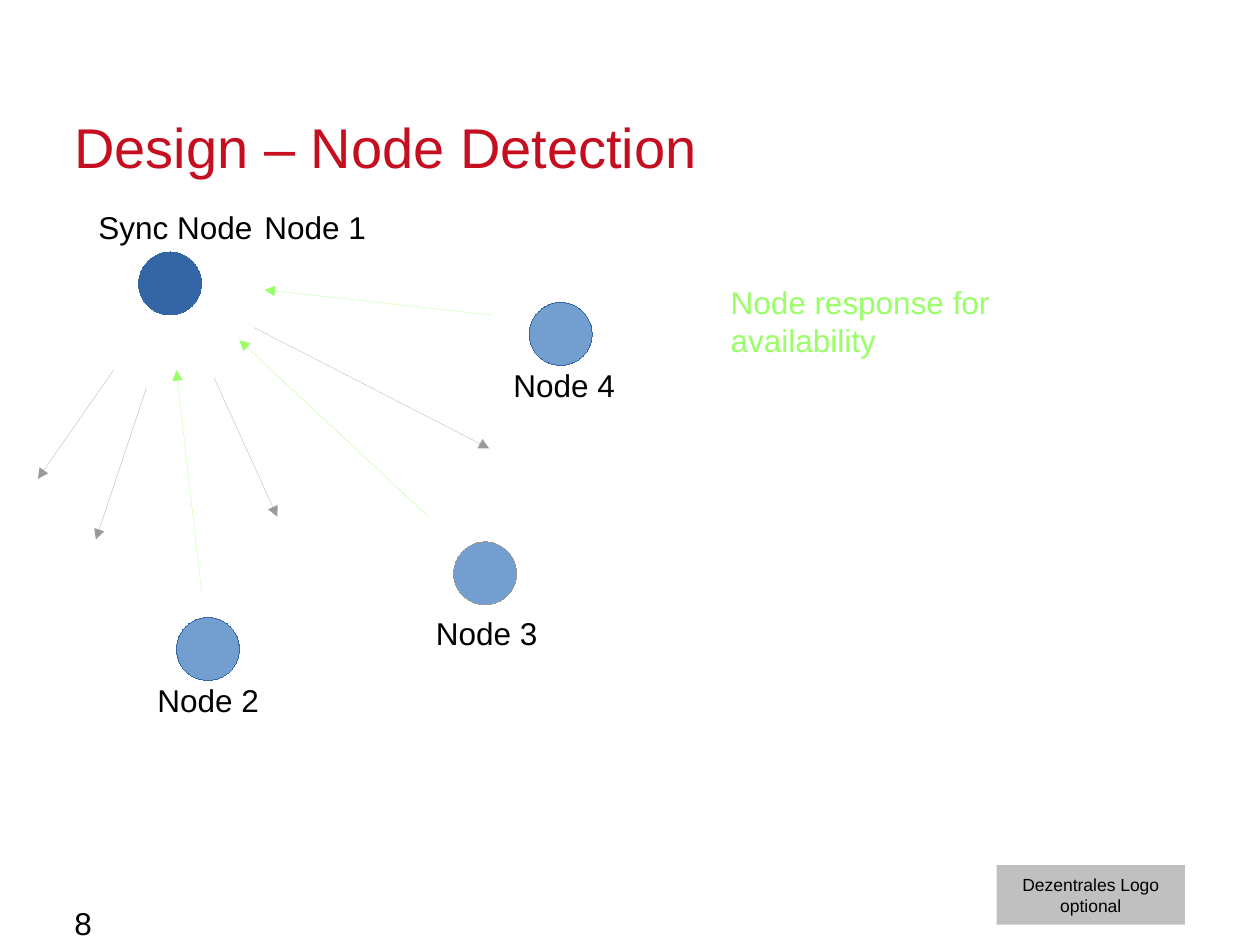
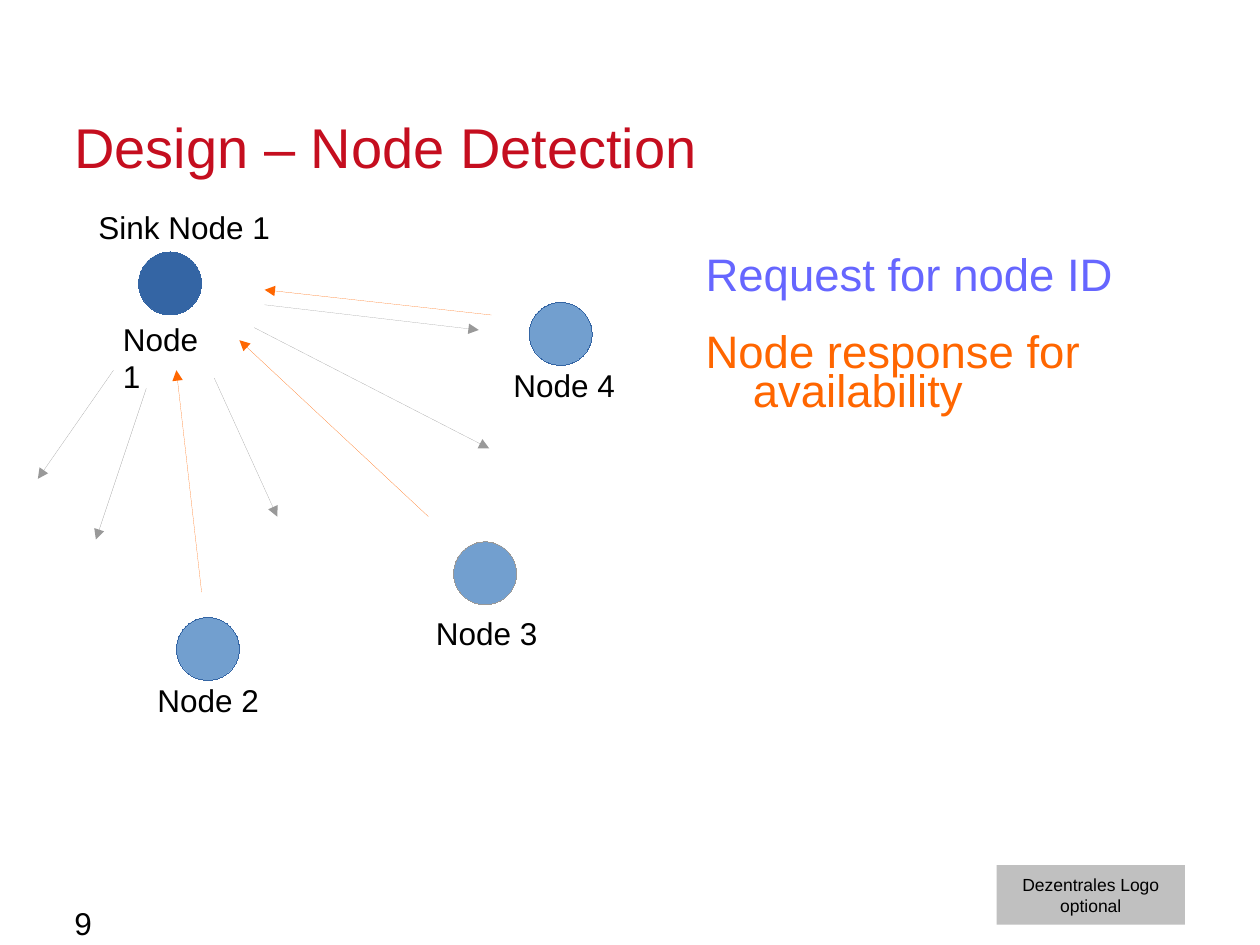
Before and after one commit to moritzschaefer/SensorSequence, a slide deck: slide 9 of docs/MeilensteinNrOne.odp (slide 8 before the commit). Drawn at 1260x945 pixels with LibreOffice and Linux fonts; fonts in the diff are those of the drawing; background and template pictures are left out. Boxes give left, top, right and bottom in pixels: in the first picture for what was removed or moved away, otherwise in the second. Text is boxed around its words. In the diff, an @@ line names an element or a change of style, - is before the commit and + after.

```diff
--- a/docs/MeilensteinNrOne.odp
+++ b/docs/MeilensteinNrOne.odp
@@ text at bbox=[98, 216, 270, 240]: text changed @@
-Sync Node
+Sink Node 1
@@ text added at bbox=[706, 258, 1112, 416], 26 pt, text #FF6600 @@
+Request for node ID
+Node response for availability
@@ arrow (491, 315) - (265, 290): stroke #99FF66 0 pt to #FF6600 0 pt @@
@@ text removed at bbox=[731, 291, 990, 358] @@
-Node response for availability
@@ text "Node 1" rewrapped from bbox=[264, 216, 366, 240] to bbox=[123, 328, 198, 388] @@
@@ arrow added from (265, 305) to (479, 330), #999999 0 pt @@
@@ arrow (428, 517) - (239, 340): stroke #99FF66 0 pt to #FF6600 0 pt @@
@@ arrow (202, 592) - (176, 370): stroke #99FF66 0 pt to #FF6600 0 pt @@
@@ page number at bbox=[74, 913, 92, 936]: text changed @@
-8
+9
```
Also in this commit, not shown: 10 other slides changed, 12 slides added, 6 slides removed, 1 other file.
